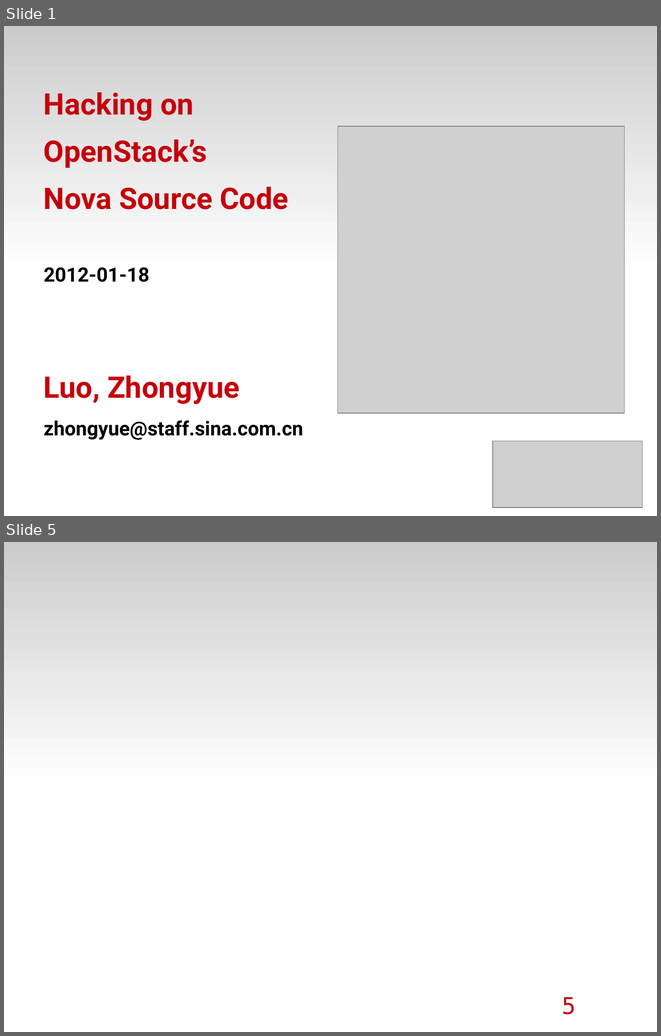
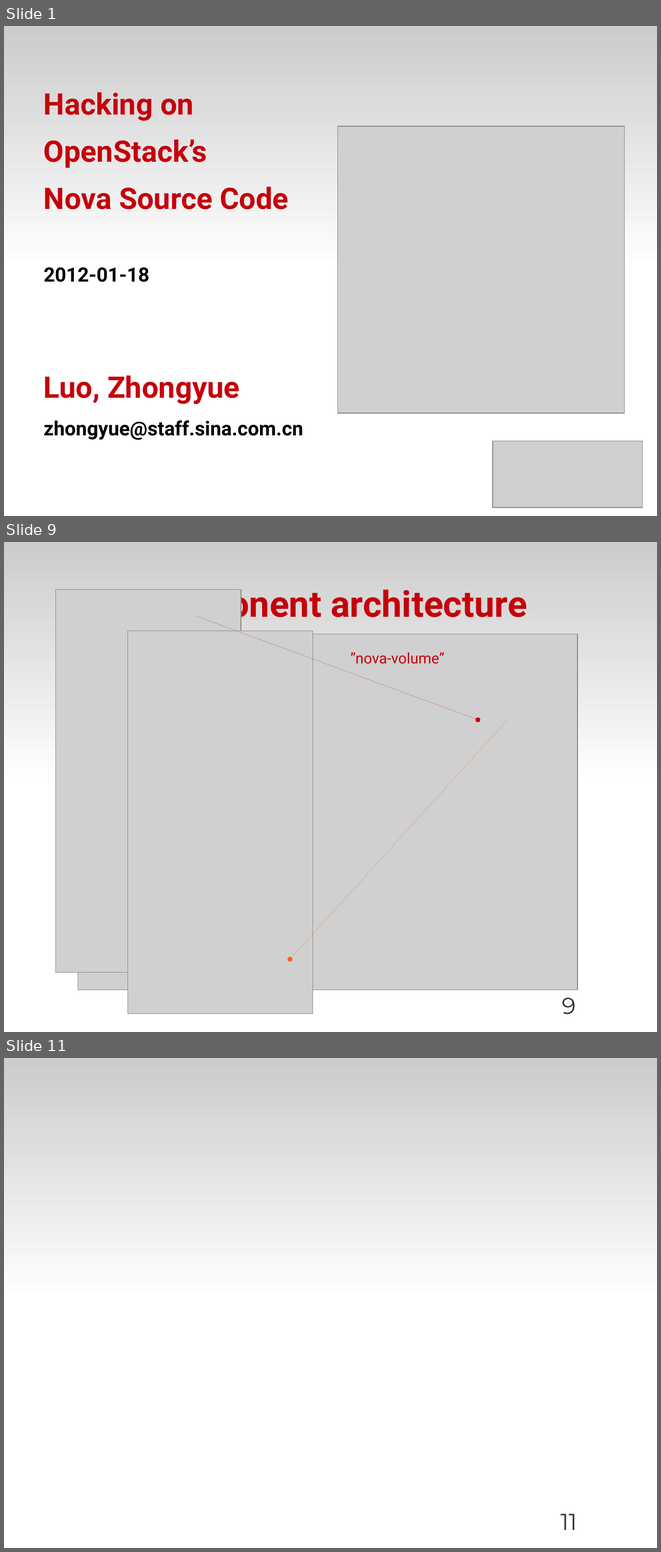
Before and after one commit to zyluo/talk-COSUG-2012, a slide deck: COSUG-2012.odp. Shown one above the other, each under a label of ours: slides 1 and 5 before the commit, slides 1, 9 and 11 after it; the slides between them are not shown. The pictures are 661x1036 and 661x1552 pixels, drawn with LibreOffice and Linux fonts; fonts in the diff are those of the drawing; grey boxes stand for pictures; background and template pictures are left out. Boxes give left, top, right and bottom in pixels: in the first picture for what was removed or moved away, otherwise in the second. Text is boxed around its words. In the diff, an @@ line names an element or a change of style, - is before the commit and + after.

```diff
--- a/COSUG-2012.odp
+++ b/COSUG-2012.odp
@@ slide 9 added at [4,542,657,1032], background #FFFFFF; not listed: 1 template element that a slide beside it also shows @@
@@ picture added at [56,589,241,972] @@
@@ title added at [133,589,527,625], 44 pt, text #C5000B, bold @@
+Component architecture
@@ arrow added from (196, 616) to (478, 720), #C90016 0 pt @@
@@ picture added at [78,634,577,990] @@
@@ picture added at [128,631,312,1014] @@
@@ text added at [351,652,445,664], 18 pt, text #C5000B @@
+”nova-volume”
@@ arrow added from (508, 720) to (290, 959), #FF6309 0 pt @@
@@ page number added at [562,997,575,1014], 28 pt, text #333333 @@
+9
@@ what was slide 5 is now slide 11 @@
@@ page number at [560,1513,577,1530]: text changed; font DejaVu Sans Mono to Montserrat; text colour #C5000B to #333333 @@
-5
+11
```
Also in this commit, not shown: 2 slides changed, 8 other slides added, 6 slides removed.
